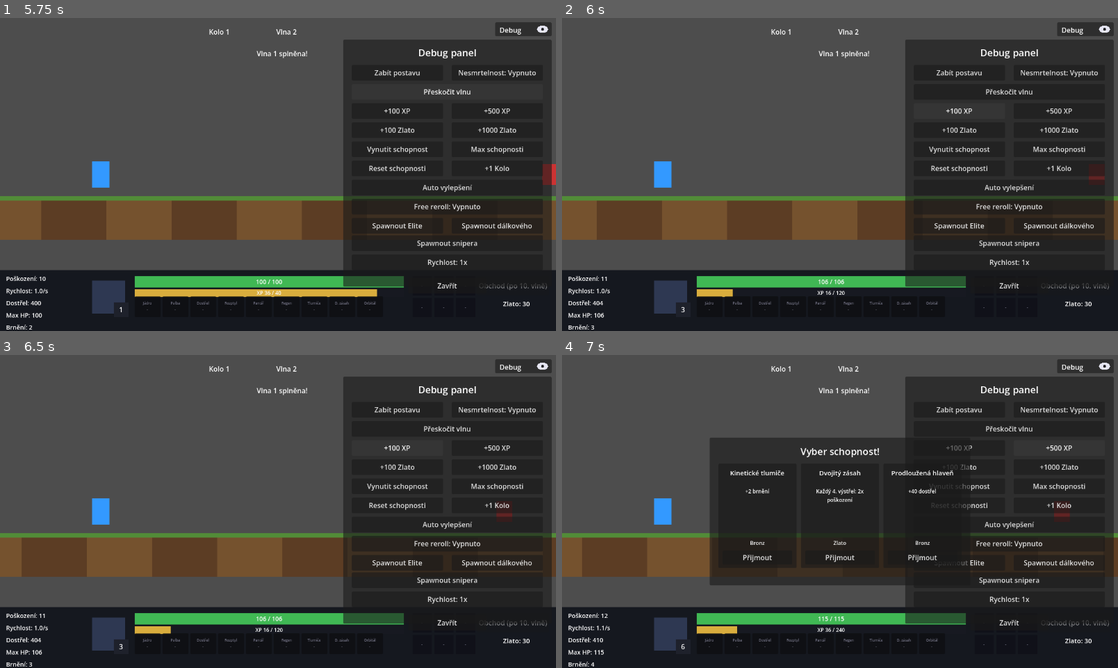
Above: before the commit, frames 1-4 (two rows, left to right).
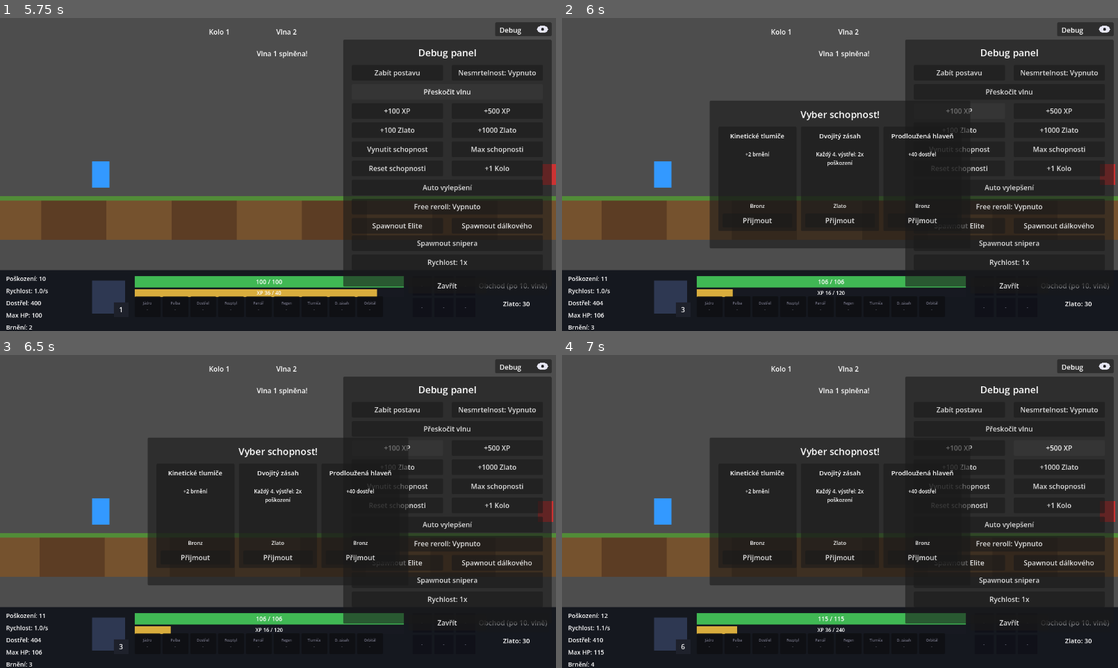
Above: after the commit, the same moments.

Repository: Wazzbi/auto-battler
Game: Godot game, scene res://scenes/main.tscn
Two runs of this game, one before a commit and one after it. Both use one fixed random seed, a clock stepped at 60 frames per second and the inputs below.
Inputs:
- Up to frame 1 (5.75 s): click "Debug" at 0.5 s; click "Zabít postavu" at 1.25 s; click "Pokračovat" at 2 s; click "Debug" at 2.75 s; click "Nesmrtelnost: Vypnuto" at 3.5 s; click "Nesmrtelnost: Zapnuto" at 4.25 s; click "Přeskočit vlnu" at 5 s
- Up to frame 2 (6 s): click "+100 XP" at 5.75 s
- Up to frame 3 (6.5 s): no input
- Up to frame 4 (7 s): click "+500 XP" at 6.5 s

Frame 1 is identical in both runs. In frame 2, 17% of the frame differs, in the area x 6-100%, y 26-74%; in frame 3, 18%, in the area x 4-100%, y 26-74%; in frame 4, 1.1%.

Commit message:
Ramp schopnost offers to every level for the first 5 levels
player.gd has no player input at all - movement and combat are fully
automatic - so schopnost picks were the only interactive moment in the
entire game. Spacing them out to once every ABILITY_LEVEL_INTERVAL (5)
levels made the opening 3-5 minutes feel empty, since a fresh run wouldn't
see its first pick until level 5.

Adds ABILITY_RAMP_UNTIL_LEVEL (5): _level_up() now queues an offer every
level while player_level is at or below this threshold, falling back to
the every-Nth-level cadence afterward. Same graduated-easing shape as
main.gd's existing ranged/sniper spawn-chance ramp
(variant_ramp_start_wave/variant_ramp_full_wave), applied to a level
threshold instead of a wave range.

Verified via a headless test walking levels 2-15 and checking exactly
which ones queue an offer (21/21 checks passed).

Co-Authored-By: Claude Sonnet 5 <noreply@anthropic.com>

Diff:
--- a/scripts/autoload/game_manager.gd
+++ b/scripts/autoload/game_manager.gd
@@ -292,10 +292,21 @@
 const ABILITY_CHOICE_COUNT: int = 3
 ## Nabídka schopnosti se objeví jednou za tolik ÚROVNÍ (na rozdíl od
 ## dřívějšího draftu, co nabízel každou úroveň) - schopnosti mají být
-## vzácnější a výraznější moment, ne rutinní pick po každém levelu. První-pass
-## hodnota, viz project_balance_deferred v paměti pro obecný přístup k
-## tomuhle druhu čísel.
+## vzácnější a výraznější moment, ne rutinní pick po každém levelu. Platí až
+## PO `ABILITY_RAMP_UNTIL_LEVEL` (viz níže) - do té doby se nabízí každou
+## úroveň. První-pass hodnota, viz project_balance_deferred v paměti pro
+## obecný přístup k tomuhle druhu čísel.
 const ABILITY_LEVEL_INTERVAL: int = 5
+## Do TÉHLE úrovně včetně se schopnost nabízí KAŽDOU úroveň (ne jen jednou za
+## ABILITY_LEVEL_INTERVAL) - stejný "postupný náběh" princip jako
+## `variant_ramp_start_wave`/`variant_ramp_full_wave` v main.gd. Přidáno
+## 2026-09-09 poté, co si uživatel všiml, že schopnosti jsou jediný skutečně
+## interaktivní prvek celé hry (postava se hýbe a střílí sama, žádný jiný
+## vstup od hráče neexistuje) - nabízet je jen jednou za 5 úrovní tak prvních
+## pár minut hry zbytečně vyprázdnilo. Náběh dá hráči rychlý sled voleb hned
+## na startu (stejný pocit jako starý item draft), a teprve po
+## `ABILITY_RAMP_UNTIL_LEVEL` se sníží na vzácnější, výraznější moment.
+const ABILITY_RAMP_UNTIL_LEVEL: int = 5
 ## Kolik stejných kopií stejné rarity stačí na sloučení do vyšší rarity - míň
 ## než obchodních 3 (viz SHOP_RARITY_* sekce), protože schopnosti se nabízí
 ## jen náhodně bez placeného rerollu.
@@ -528,9 +539,9 @@
 
 func _level_up() -> void:
 	player_level += 1
-	# Nabídka schopnosti přijde jen jednou za ABILITY_LEVEL_INTERVAL úrovní,
-	# ne po každé - viz "Schopnosti" výše.
-	if player_level % ABILITY_LEVEL_INTERVAL == 0:
+	# Do ABILITY_RAMP_UNTIL_LEVEL nabídka přijde KAŽDOU úroveň, pak jen
+	# jednou za ABILITY_LEVEL_INTERVAL - viz "Schopnosti" výše.
+	if player_level <= ABILITY_RAMP_UNTIL_LEVEL or player_level % ABILITY_LEVEL_INTERVAL == 0:
 		pending_ability_drafts += 1
 	# level_changed teď skutečně mění staty (LEVEL_STAT_GROWTH, viz
 	# get_stat_bonus()), ne jen UI sync - ale schopnosti pořád zůstávají
Not shown, changed: CLAUDE.md
